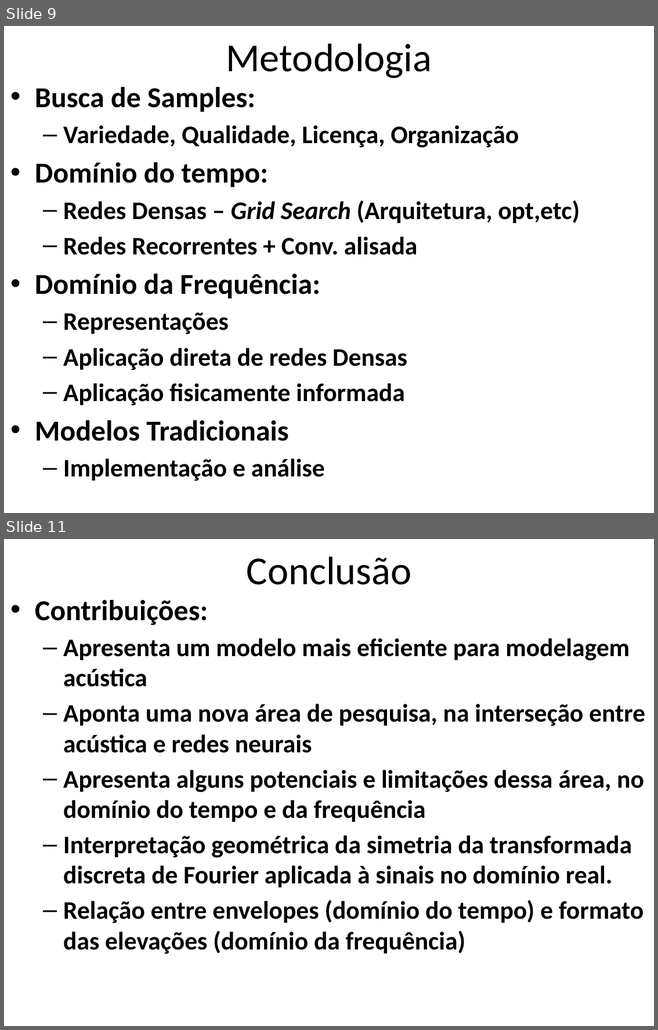
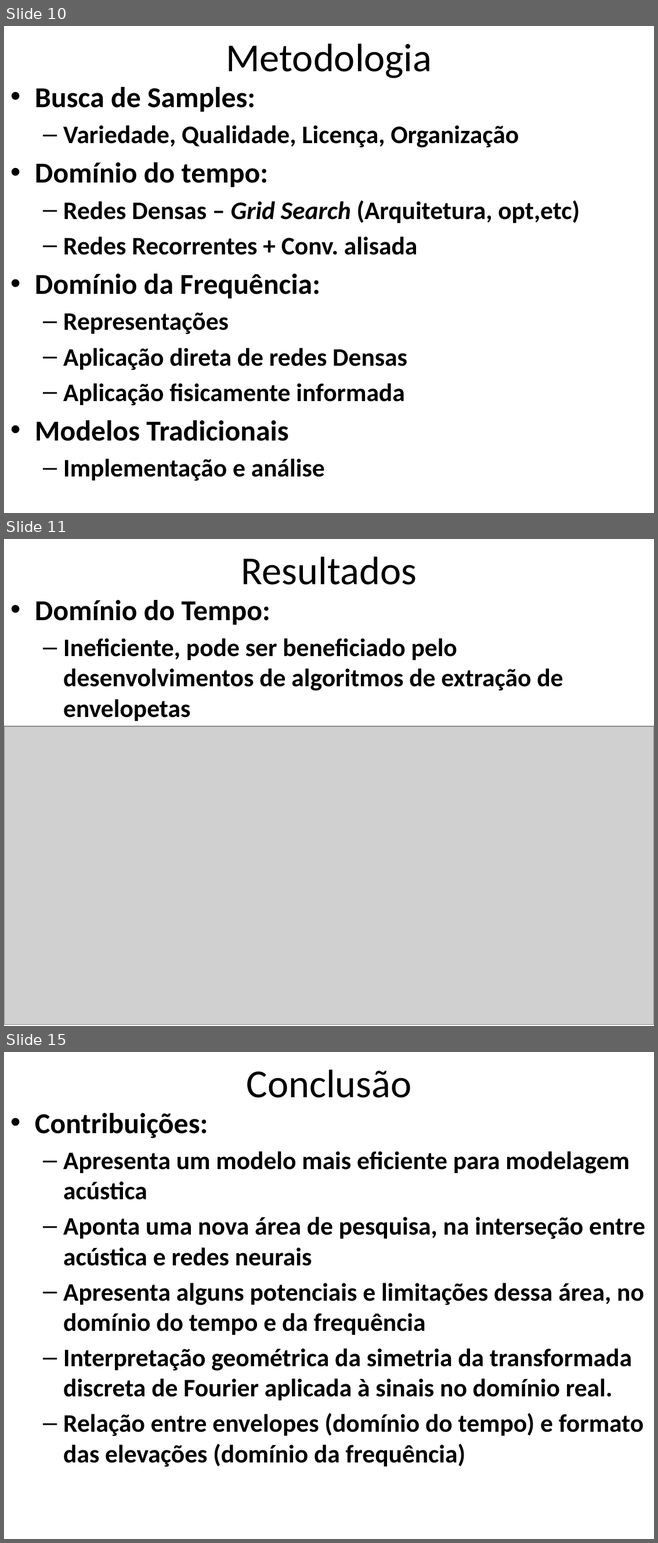
Before and after one commit to tesserato/tesserato.github.io, a slide deck: ApresentaçãoQualificação.pptx. Shown one above the other, each under a label of ours: slides 9 and 11 before the commit, slides 10, 11 and 15 after it; the slides between them are not shown. The pictures are 658x1030 and 658x1543 pixels, drawn with LibreOffice and Linux fonts; fonts in the diff are those of the drawing; grey boxes stand for pictures. Boxes give left, top, right and bottom in pixels: in the first picture for what was removed or moved away, otherwise in the second. Text is boxed around its words. In the diff, an @@ line names an element or a change of style, - is before the commit and + after.

```diff
--- a/ApresentaçãoQualificação.pptx
+++ b/ApresentaçãoQualificação.pptx
@@ slide 11 added at (4,539,654,1026), background #FFFFFF @@
@@ title added at (241,556,416,585), 44 pt, text #000000 @@
+Resultados
@@ text added at (35,600,563,721), 28 pt, text #000000, bold @@
+• Domínio do Tempo:
+  – Ineficiente, pode ser beneficiado pelo desenvolvimentos de algoritmos de extração de envelopetas
@@ picture added at (4,726,654,1024) @@
@@ what was slide 9 is now slide 10 @@
@@ what was slide 11 is now slide 15 @@
```
Also in this commit, not shown: 5 slides changed, 3 other slides added, 1 other file.
